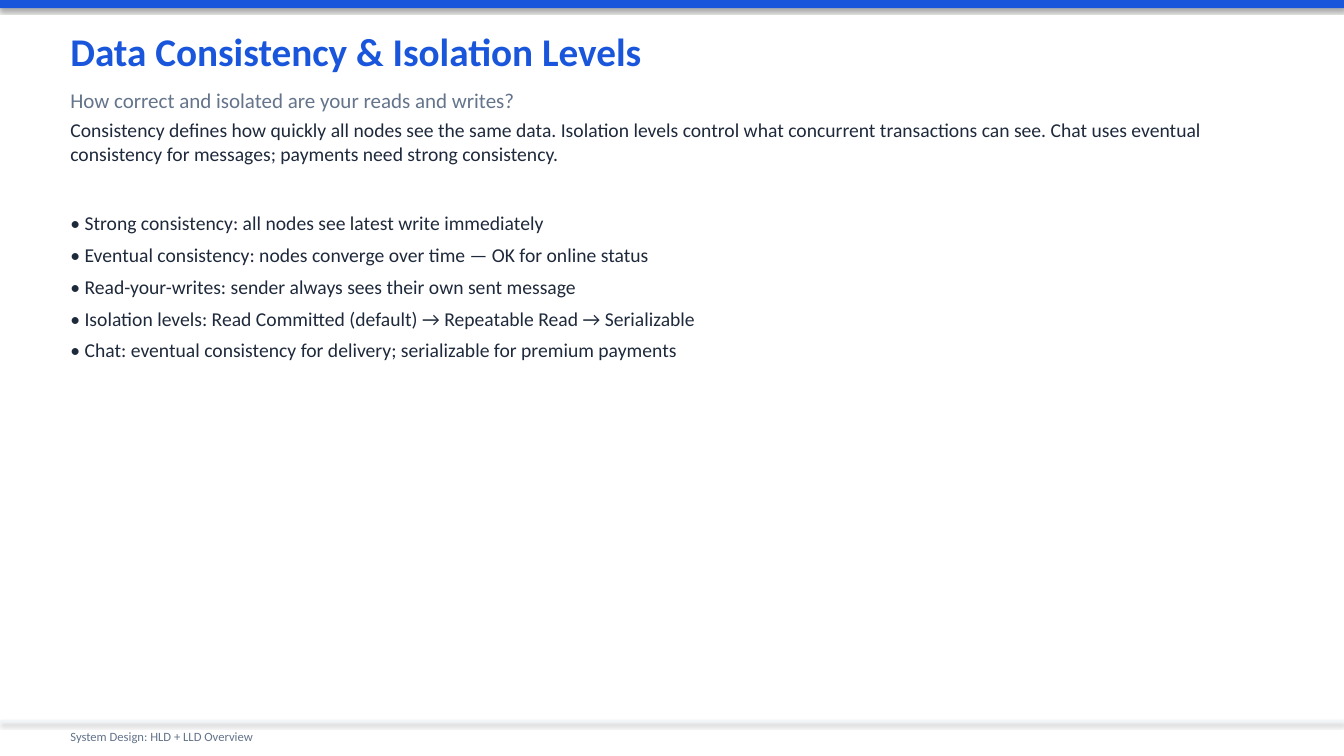
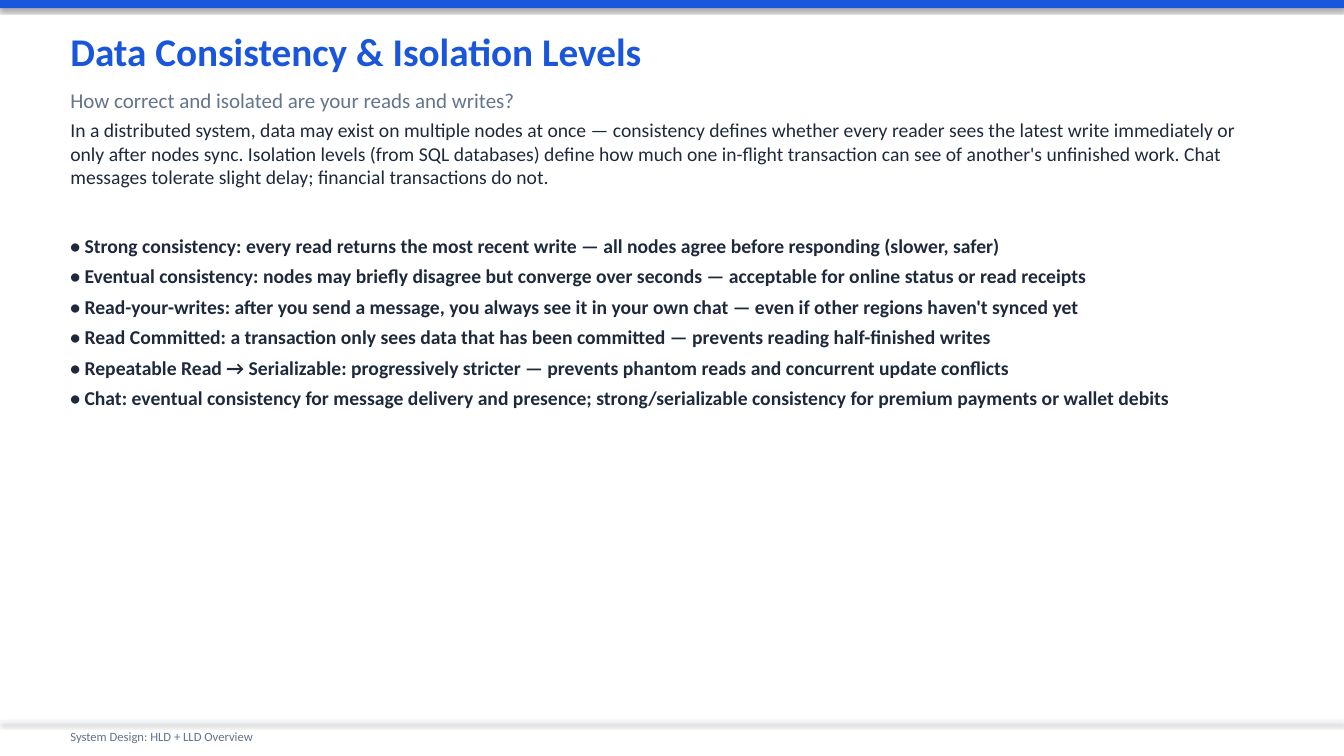
Before and after one commit to sniper1611/mainwebsite, a slide deck: slide 19 of System_Design_Presentation.pptx (slide 17 before the commit). Drawn at 1344x756 pixels with LibreOffice and Linux fonts; fonts in the diff are those of the drawing. Boxes give left, top, right and bottom in pixels: in the first picture for what was removed or moved away, otherwise in the second. Text is boxed around its words. In the diff, an @@ line names an element or a change of style, - is before the commit and + after.

```diff
--- a/System_Design_Presentation.pptx
+++ b/System_Design_Presentation.pptx
@@ text at <box>70,123,1234,188</box>: text changed @@
-Consistency defines how quickly all nodes see the same data. Isolation levels control what concurrent transactions can see. Chat uses eventual consistency for messages; payments need strong consistency.
+In a distributed system, data may exist on multiple nodes at once — consistency defines whether every reader sees the latest write immediately or only after nodes sync. Isolation levels (from SQL databases) define how much one in-flight transaction can see of another's unfinished work. Chat messages tolerate slight delay; financial transactions do not.
@@ text at <box>85,238,1168,409</box>: text changed; bold on @@
-• Strong consistency: all nodes see latest write immediately
-• Eventual consistency: nodes converge over time — OK for online status
-• Read-your-writes: sender always sees their own sent message
-• Isolation levels: Read Committed (default) → Repeatable Read → Serializable
-• Chat: eventual consistency for delivery; serializable for premium payments
+• Strong consistency: every read returns the most recent write — all nodes agree before responding (slower, safer)
+• Eventual consistency: nodes may briefly disagree but converge over seconds — acceptable for online status or read receipts
+• Read-your-writes: after you send a message, you always see it in your own chat — even if other regions haven't synced yet
+• Read Committed: a transaction only sees data that has been committed — prevents reading half-finished writes
+• Repeatable Read → Serializable: progressively stricter — prevents phantom reads and concurrent update conflicts
+• Chat: eventual consistency for message delivery and presence; strong/serializable consistency for premium payments or wallet debits
```
Also in this commit, not shown: 53 other slides changed, 5 slides added, 2 slides removed.
